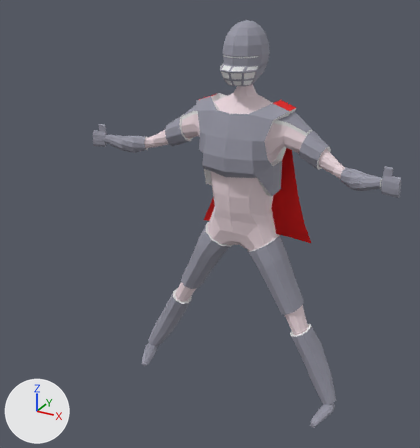
One commit to the FBX model LD42/Assets/_Models/GoodKnight1.fbx: the scene before it, then after it.
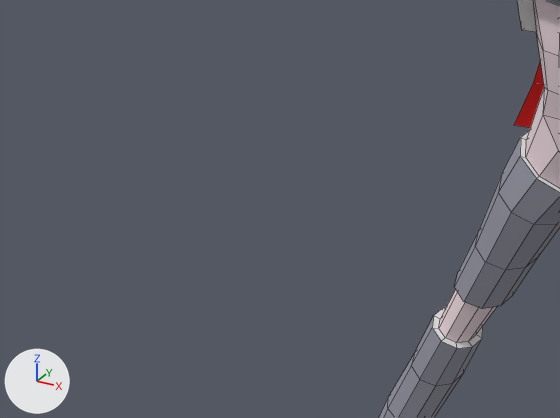
Each version is shown whole from a 50 mm lens placed at (4.82, -10.16, 6.55), pointed at (-0.33, -0.8, 1.87), then close up on the part from 2% to 53% of the width and 39% to 74% of the height. The lights are fixed; the arrows at lower left show +X, +Y and +Z. The close-ups show mesh edges as thin lines. Where no turn or scale is listed for an object, it has been applied to the vertices.
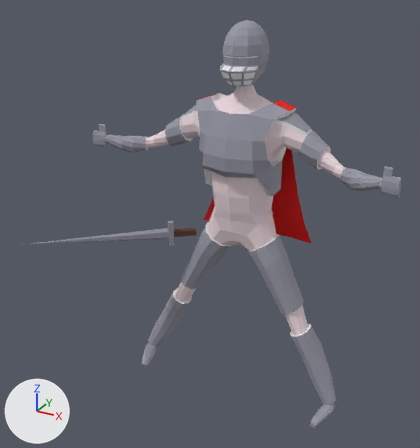
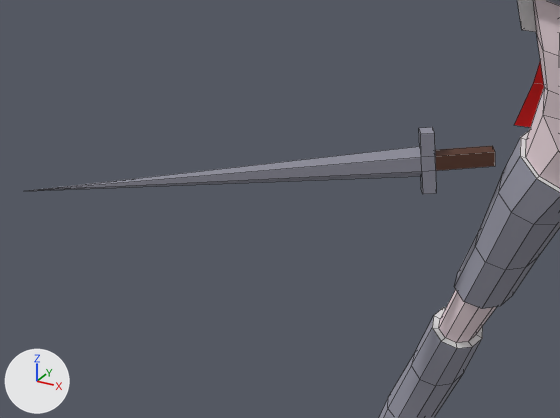
Boxes (x1, y1, x2, y2) around the edits, measured in the close-ups (560 x 418 px):
'Sword_1', added: after (29, 127, 495, 194)

Edits to the bpy script that builds the scene:
```text
Add me_cube_031:
    me_cube_031.from_pydata(...)  # 23 vertices, 23 faces; spans x -2.69..0.21, y -2.23..0.15, z -0.27..0.26
    me_cube_031.materials.append(mat_overall)  # picture img_texture_props_map_png
Add ob_sword_1:
    ob_sword_1 = bpy.data.objects.new('Sword_1', me_cube_031)
    ob_sword_1.location = (-1.168, -0.326, 1.333)
```
